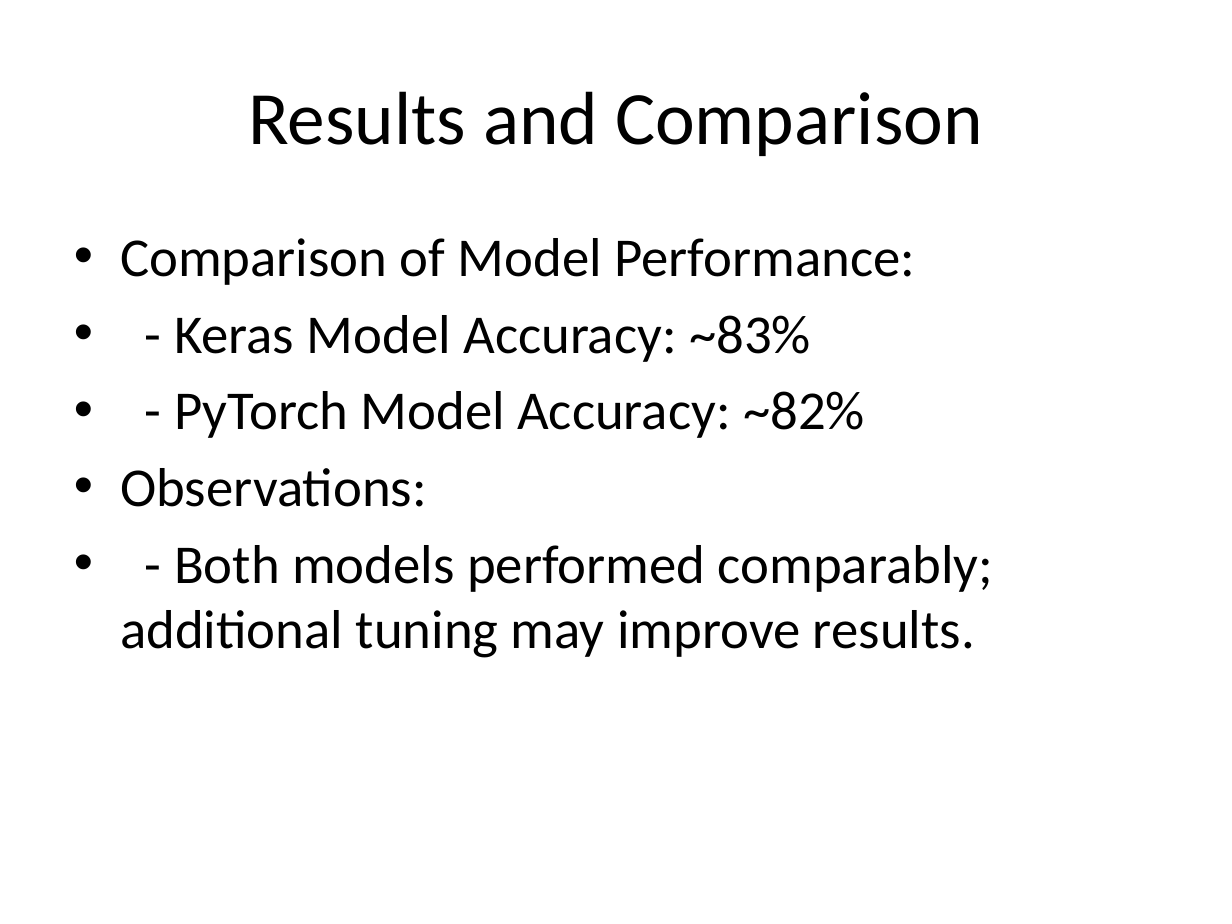
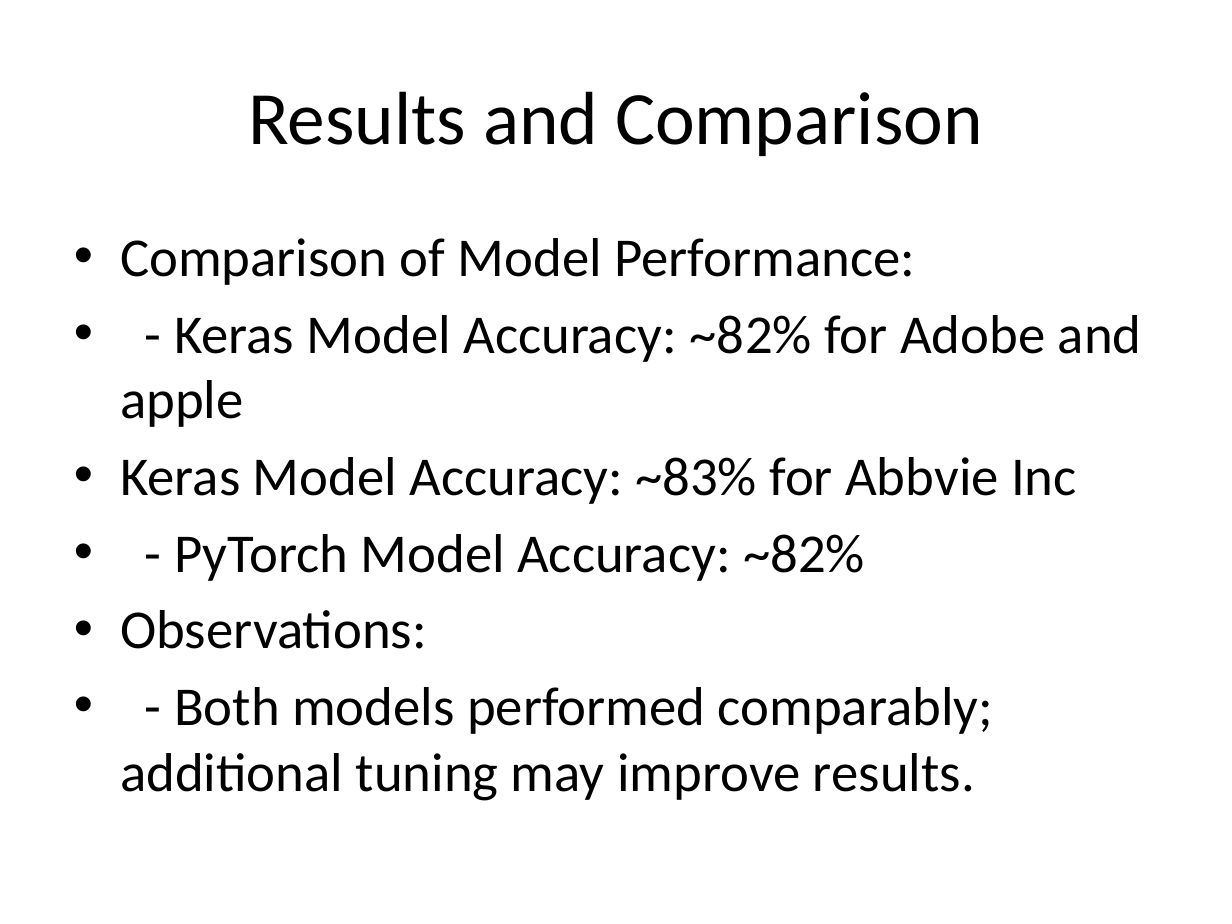
Before and after one commit to rdon11306/Final_Poject, a slide deck: slide 11 of Financial_Data_Analysis_Presentation.pptx (slide 9 before the commit). Drawn at 1232x924 pixels with LibreOffice and Linux fonts; fonts in the diff are those of the drawing. Boxes give left, top, right and bottom in pixels: in the first picture for what was removed or moved away, otherwise in the second. Text is boxed around its words. In the diff, an @@ line names an element or a change of style, - is before the commit and + after.

```diff
--- a/Financial_Data_Analysis_Presentation.pptx
+++ b/Financial_Data_Analysis_Presentation.pptx
@@ text at <box>120,315,1142,504</box>: text changed @@
-• - Keras Model Accuracy: ~83%
+• - Keras Model Accuracy: ~82% for Adobe and apple
+• Keras Model Accuracy: ~83% for Abbvie Inc
```
Also in this commit, not shown: 4 other slides changed, 2 slides added.
